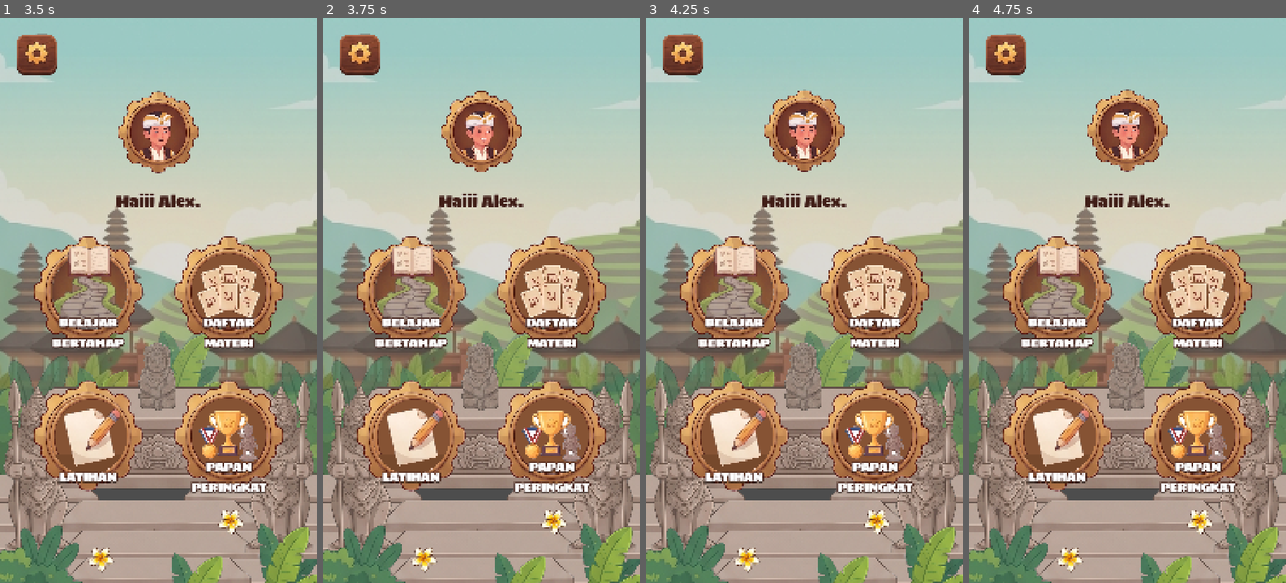
Above: before the commit, frames 1-4 (left to right).
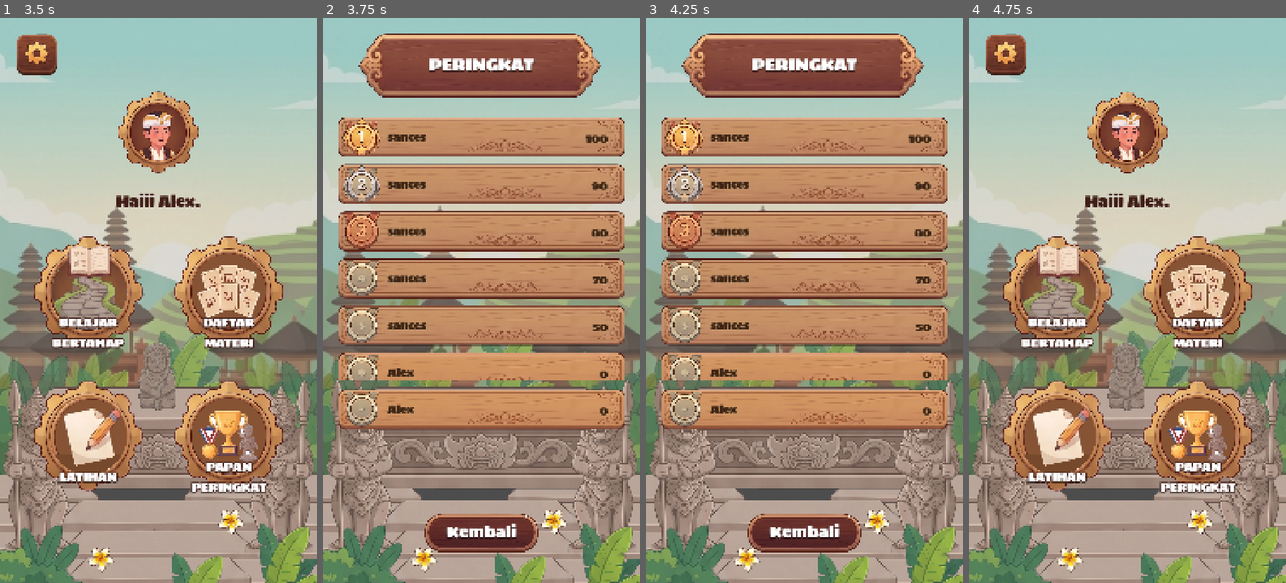
Above: after the commit, the same moments.

Repository: armasaputra/appsara-bali-web
Game: Godot game, scene res://scenes/StartScreen.tscn
The game is run twice, just before and just after one commit, with the same random seed, the same clock (stepped at 60 frames per second) and the same inputs.
Inputs (mouse positions are in pixels of both pictures, inside the frame that each line leads up to):
- Up to frame 1 (3.5 s): click "Mulai" at 0.5 s; click (142, 317) at 1.27 s; type "Alex" at 1.35 s; click "Simpan" at 2 s; click "Lanjut" at 2.75 s
- Up to frame 2 (3.75 s): click "PAPAN PERINGKAT" at 3.5 s
- Up to frame 3 (4.25 s): no input
- Up to frame 4 (4.75 s): click (1127, 532) at 4.25 s, where only the run after the commit has a clickable "Kembali"

Frame 1 is identical in both runs. In frame 2, 60% of the frame differs, in the area x 4-96%, y 2-95%; in frame 3, 60%; in frame 4, 1.2%.

Commit message:
feat: add player data management, leaderboard integration, and startup screen UI with cloud sync functionality

Diff:
--- /dev/null
+++ b/scenes/Leaderboard.tscn
@@ -0,0 +1,198 @@
+[gd_scene load_steps=9 format=3 uid="uid://danrus4cuva0m"]
+
+[ext_resource type="Script" uid="uid://b637x5te75dru" path="res://scripts/Leaderboard.gd" id="1_script"]
+[ext_resource type="Texture2D" uid="uid://b0q2dxj2cai1x" path="res://assets/Background 1.png" id="2_bg"]
+[ext_resource type="Texture2D" uid="uid://bp11yxjecgp1k" path="res://assets/AssetSitable.png" id="3_sitable"]
+[ext_resource type="Texture2D" uid="uid://3dma7o4bfhy7" path="res://assets/TitleBoard.png" id="4_title_board"]
+[ext_resource type="FontFile" uid="uid://da4dq8uesj4ik" path="res://assets/fonts/Sigmar-Regular.ttf" id="5_font"]
+[ext_resource type="Texture2D" uid="uid://csjuec1nhjimq" path="res://assets/ButtonWoodLayout.png" id="6_btn_wood"]
+
+[sub_resource type="LabelSettings" id="LabelSettings_title"]
+font = ExtResource("5_font")
+font_size = 56
+shadow_size = 6
+shadow_color = Color(0, 0, 0, 0.45)
+shadow_offset = Vector2(0, 4)
+
+[sub_resource type="LabelSettings" id="LabelSettings_action_btn"]
+font = ExtResource("5_font")
+font_size = 54
+shadow_size = 6
+shadow_color = Color(0, 0, 0, 0.45)
+shadow_offset = Vector2(0, 4)
+
+[node name="Leaderboard" type="Control"]
+layout_mode = 3
+anchors_preset = 15
+anchor_right = 1.0
+anchor_bottom = 1.0
+grow_horizontal = 2
+grow_vertical = 2
+script = ExtResource("1_script")
+
+[node name="Background" type="TextureRect" parent="."]
+layout_mode = 1
+anchors_preset = 15
+anchor_right = 1.0
+anchor_bottom = 1.0
+grow_horizontal = 2
+grow_vertical = 2
+texture = ExtResource("2_bg")
+expand_mode = 1
+stretch_mode = 6
+
+[node name="AssetSitable" type="TextureRect" parent="."]
+layout_mode = 1
+anchors_preset = 12
+anchor_top = 1.0
+anchor_right = 1.0
+anchor_bottom = 1.0
+offset_top = -860.0
+grow_horizontal = 2
+grow_vertical = 0
+mouse_filter = 2
+texture = ExtResource("3_sitable")
+expand_mode = 1
+stretch_mode = 5
+
+[node name="HeaderLayer" type="Control" parent="."]
+layout_mode = 1
+anchors_preset = 10
+anchor_right = 1.0
+offset_bottom = 320.0
+grow_horizontal = 2
+mouse_filter = 2
+
+[node name="TitleBoard" type="TextureRect" parent="HeaderLayer"]
+layout_mode = 1
+anchors_preset = 5
+anchor_left = 0.5
+anchor_right = 0.5
+offset_left = -440.0
+offset_top = 35.0
+offset_right = 440.0
+offset_bottom = 289.0
+grow_horizontal = 2
+texture = ExtResource("4_title_board")
+expand_mode = 1
+stretch_mode = 5
+
+[node name="LabelTitle" type="Label" parent="HeaderLayer/TitleBoard"]
+layout_mode = 1
+anchors_preset = 15
+anchor_right = 1.0
+anchor_bottom = 1.0
+offset_left = 40.0
+offset_top = 42.0
+offset_right = -40.0
+offset_bottom = -46.0
+grow_horizontal = 2
+grow_vertical = 2
+text = "PERINGKAT"
+label_settings = SubResource("LabelSettings_title")
+horizontal_alignment = 1
+vertical_alignment = 1
+
+[node name="ScrollContainer" type="ScrollContainer" parent="."]
+layout_mode = 1
+anchors_preset = 8
+anchor_left = 0.5
+anchor_top = 0.5
+anchor_right = 0.5
+anchor_bottom = 0.5
+offset_left = -490.0
+offset_top = -630.0
+offset_right = 490.0
+offset_bottom = 270.0
+grow_horizontal = 2
+grow_vertical = 2
+horizontal_scroll_mode = 3
+
+[node name="ListContainer" type="VBoxContainer" parent="ScrollContainer"]
+layout_mode = 2
+size_flags_horizontal = 3
+theme_override_constants/separation = 12
+
+[node name="MyRankContainer" type="Control" parent="."]
+layout_mode = 1
+anchors_preset = 8
+anchor_left = 0.5
+anchor_top = 0.5
+anchor_right = 0.5
+anchor_bottom = 0.5
+offset_left = -490.0
+offset_top = 295.0
+offset_right = 490.0
+offset_bottom = 445.0
+grow_horizontal = 2
+grow_vertical = 2
+mouse_filter = 2
+
+[node name="LoadingLabel" type="Label" parent="."]
+visible = false
+layout_mode = 1
+anchors_preset = 8
+anchor_left = 0.5
+anchor_top = 0.5
+anchor_right = 0.5
+anchor_bottom = 0.5
+offset_left = -250.0
+offset_top = -25.0
+offset_right = 250.0
+offset_bottom = 25.0
+grow_horizontal = 2
+grow_vertical = 2
+text = "Memuat Peringkat..."
+label_settings = SubResource("LabelSettings_action_btn")
+horizontal_alignment = 1
+vertical_alignment = 1
+
+[node name="FooterLayer" type="Control" parent="."]
+layout_mode = 1
+anchors_preset = 12
+anchor_top = 1.0
+anchor_right = 1.0
+anchor_bottom = 1.0
+offset_top = -420.0
+grow_horizontal = 2
+grow_vertical = 0
+mouse_filter = 2
+
+[node name="BtnKembali" type="TextureButton" parent="FooterLayer"]
+layout_mode = 1
+anchors_preset = 7
+anchor_left = 0.5
+anchor_top = 1.0
+anchor_right = 0.5
+anchor_bottom = 1.0
+offset_left = -260.0
+offset_top = -240.0
+offset_right = 260.0
+offset_bottom = -100.0
+grow_horizontal = 2
+grow_vertical = 0
+pivot_offset = Vector2(260, 70)
+texture_normal = ExtResource("6_btn_wood")
+ignore_texture_size = true
+stretch_mode = 5
+
+[node name="LabelKembali" type="Label" parent="FooterLayer/BtnKembali"]
+layout_mode = 1
+anchors_preset = 15
+anchor_right = 1.0
+anchor_bottom = 1.0
+offset_top = -6.0
+grow_horizontal = 2
+grow_vertical = 2
+text = "Kembali"
+label_settings = SubResource("LabelSettings_action_btn")
+horizontal_alignment = 1
+vertical_alignment = 1
+
+[node name="HTTPRequestGet" type="HTTPRequest" parent="."]
+use_threads = true
+timeout = 8.0
+
+[node name="HTTPRequestPost" type="HTTPRequest" parent="."]
+use_threads = true
+timeout = 8.0
--- /dev/null
+++ b/scripts/Leaderboard.gd
@@ -0,0 +1,308 @@
+extends Control
+
+@export_group("Google Sheets Leaderboard API")
+@export var google_sheets_api_url: String = "https://script.google.com/macros/s/AKfycbzRUlJcvnjKqHNKmLmIwXj03vQGfacKX4ZwIrItm81CzVZMVVek01Q3BNBzvOBphWQhOg/exec"
+
+# UI Nodes
+@onready var btn_kembali: TextureButton = $FooterLayer/BtnKembali
+@onready var scroll_container: ScrollContainer = $ScrollContainer
+@onready var list_container: VBoxContainer = $ScrollContainer/ListContainer
+@onready var my_rank_container: Control = $MyRankContainer
+@onready var loading_label: Label = $LoadingLabel
+
+# HTTP Request Nodes
+@onready var http_request_get: HTTPRequest = $HTTPRequestGet
+@onready var http_request_post: HTTPRequest = $HTTPRequestPost
+
+# Textures & Fonts
+var TEX_PLANK: Texture2D = null
+var TEX_BADGE_1: Texture2D = null
+var TEX_BADGE_2: Texture2D = null
+var TEX_BADGE_3: Texture2D = null
+var TEX_BADGE_PLACEHOLDER: Texture2D = null
+var FONT_SIGMAR: FontFile = null
+
+const COLOR_PLACEHOLDER_TEXT = Color("#CFBA98")
+const COLOR_TEXT_DARK = Color(0.24, 0.14, 0.07, 1.0) # #3E2312
+
+func _get_player_data() -> Node:
+	var root_node = null
+	if is_inside_tree() and get_tree() and get_tree().root:
+		root_node = get_tree().root
+	else:
+		var tree = Engine.get_main_loop() as SceneTree
+		if tree and tree.root:
+			root_node = tree.root
+
+	if root_node:
+		var pd_node = root_node.get_node_or_null("PlayerData")
+		if pd_node:
+			return pd_node
+		for child in root_node.get_children():
+			if str(child.name) == "PlayerData":
+				return child
+	return get_node_or_null("/root/PlayerData")
+
+func _ready() -> void:
+	# Load assets
+	TEX_PLANK = load("res://assets/LeaderBoard.png")
+	TEX_BADGE_1 = load("res://assets/Leader1.png")
+	TEX_BADGE_2 = load("res://assets/Leader2.png")
+	TEX_BADGE_3 = load("res://assets/Leader3.png")
+	TEX_BADGE_PLACEHOLDER = load("res://assets/LeadPlaceholder.png")
+	FONT_SIGMAR = load("res://assets/fonts/Sigmar-Regular.ttf")
+
+	# Setup button
+	_setup_button_effects(btn_kembali)
+	if btn_kembali and not btn_kembali.pressed.is_connected(_on_kembali_pressed):
+		btn_kembali.pressed.connect(_on_kembali_pressed)
+
+	# Hide scrollbar for clean UI
+	if scroll_container:
+		var v_scroll = scroll_container.get_v_scroll_bar()
+		if v_scroll:
+			v_scroll.modulate.a = 0.0
+
+	# Connect HTTP signals
+	if http_request_get:
+		http_request_get.request_completed.connect(_on_http_get_completed)
+	if http_request_post:
+		http_request_post.request_completed.connect(_on_http_post_completed)
+
+	# Auto submit local player score and fetch leaderboard
+	_sync_and_fetch_leaderboard()
+
+func _sync_and_fetch_leaderboard() -> void:
+	if loading_label:
+		loading_label.visible = true
+		loading_label.text = "Memuat Peringkat..."
+
+	if google_sheets_api_url.strip_edges().is_empty():
+		print("Google Sheets API URL is empty. Loading default leaderboard data.")
+		_display_default_leaderboard()
+		return
+
+	var pd = _get_player_data()
+	var current_name = pd.player_name if (pd and not pd.player_name.is_empty()) else "Arma"
+	var current_stars = pd.total_stars if pd else 0
+
+	# Send GET request (with query params if stars > 0 for 1-step update + fetch)
+	var url = google_sheets_api_url
+	if current_stars > 0:
+		var sep = "&" if "?" in url else "?"
+		url += "%sname=%s&stars=%d" % [sep, current_name.uri_encode(), current_stars]
+
+	var headers = ["Accept: application/json"]
+	var err = http_request_get.request(url, headers, HTTPClient.METHOD_GET)
+	if err != OK:
+		print("Failed to start HTTP GET request: %d" % err)
+		_display_default_leaderboard()
+
+func _on_http_get_completed(_result: int, response_code: int, _headers: PackedStringArray, body: PackedByteArray) -> void:
+	if loading_label:
+		loading_label.visible = false
+
+	if response_code == 200 or response_code == 302:
+		var response_text = body.get_string_from_utf8()
+		var json = JSON.new()
+		var parse_err = json.parse(response_text)
+		if parse_err == OK and json.data is Dictionary:
+			var data_array = json.data.get("data", [])
+			if data_array is Array and not data_array.is_empty():
+				_render_leaderboard_rows(data_array)
+				return
+
+	print("HTTP GET failed or empty (Response Code %d). Falling back to default data." % response_code)
+	_display_default_leaderboard()
+
+func _on_http_post_completed(_result: int, _response_code: int, _headers: PackedStringArray, _body: PackedByteArray) -> void:
+	pass
+
+func _display_default_leaderboard() -> void:
+	if loading_label:
+		loading_label.visible = false
+
+	var pd = _get_player_data()
+	var current_player_name = pd.player_name if (pd and not pd.player_name.is_empty()) else "Arma"
+	var current_player_stars = pd.total_stars if pd else 0
+
+	# Default mockup entries matching design
+	var mock_entries = [
+		{"name": "sances", "stars": 100},
+		{"name": "sances", "stars": 90},
+		{"name": "sances", "stars": 80},
+		{"name": "sances", "stars": 70},
+		{"name": current_player_name, "stars": current_player_stars},
+		{"name": "sances", "stars": 50}
+	]
+
+	_render_leaderboard_rows(mock_entries)
+
+func _create_leaderboard_row(rank_str: String, player_name: String, stars_count: int, is_highlighted: bool = false) -> Control:
+	var row = Control.new()
+	row.custom_minimum_size = Vector2(980, 148)
+	row.size = Vector2(980, 148)
+	row.mouse_filter = Control.MOUSE_FILTER_IGNORE
+
+	# Wooden Plank Background
+	var plank = TextureRect.new()
+	plank.texture = TEX_PLANK
+	plank.expand_mode = TextureRect.EXPAND_IGNORE_SIZE
+	plank.stretch_mode = TextureRect.STRETCH_SCALE
+	plank.size = Vector2(980, 138)
+	plank.position = Vector2(0, 5)
+	plank.mouse_filter = Control.MOUSE_FILTER_IGNORE
+
+	if is_highlighted:
+		# Subtle bright warm highlight for player's own row
+		plank.modulate = Color(1.05, 1.02, 0.95, 1.0)
+
+	row.add_child(plank)
+
+	# Badge Icon
+	var badge = TextureRect.new()
+	badge.expand_mode = TextureRect.EXPAND_IGNORE_SIZE
+	badge.stretch_mode = TextureRect.STRETCH_KEEP_ASPECT_CENTERED
+	badge.mouse_filter = Control.MOUSE_FILTER_IGNORE
+
+	if rank_str == "1":
+		badge.texture = TEX_BADGE_1
+		badge.size = Vector2(146, 146)
+		badge.position = Vector2(8, 0)
+	elif rank_str == "2":
+		badge.texture = TEX_BADGE_2
+		badge.size = Vector2(148, 148)
+		badge.position = Vector2(8, 0)
+	elif rank_str == "3":
+		badge.texture = TEX_BADGE_3
+		badge.size = Vector2(140, 140)
+		badge.position = Vector2(12, 4)
+	else:
+		badge.texture = TEX_BADGE_PLACEHOLDER
+		badge.size = Vector2(136, 136)
+		badge.position = Vector2(14, 6)
+
+		# Rank Number / Dash inside placeholder badge with exact color #CFBA98
+		var lbl_rank = Label.new()
+		var rank_settings = LabelSettings.new()
+		rank_settings.font = FONT_SIGMAR
+		rank_settings.font_size = 40 if rank_str != "-" else 48
+		rank_settings.font_color = COLOR_PLACEHOLDER_TEXT
+		rank_settings.shadow_size = 3
+		rank_settings.shadow_color = Color(0, 0, 0, 0.4)
+		lbl_rank.label_settings = rank_settings
+		lbl_rank.text = rank_str
+		lbl_rank.horizontal_alignment = HORIZONTAL_ALIGNMENT_CENTER
+		lbl_rank.vertical_alignment = VERTICAL_ALIGNMENT_CENTER
+		lbl_rank.set_anchors_and_offsets_preset(Control.PRESET_FULL_RECT)
+		lbl_rank.offset_top = -2.0 if rank_str != "-" else -4.0
+		badge.add_child(lbl_rank)
+
+	row.add_child(badge)
+
+	# Player Name Label
+	var lbl_name = Label.new()
+	var name_settings = LabelSettings.new()
+	name_settings.font = FONT_SIGMAR
+	name_settings.font_size = 38
+	name_settings.font_color = COLOR_TEXT_DARK
+	name_settings.shadow_size = 2
+	name_settings.shadow_color = Color(0.9, 0.8, 0.65, 0.4)
+	lbl_name.label_settings = name_settings
+	lbl_name.text = player_name
+	lbl_name.vertical_alignment = VERTICAL_ALIGNMENT_CENTER
+	lbl_name.position = Vector2(170, 44)
+	lbl_name.size = Vector2(500, 55)
+	lbl_name.clip_text = true
+	row.add_child(lbl_name)
+
+	# Stars Score Label
+	var lbl_stars = Label.new()
+	var stars_settings = LabelSettings.new()
+	stars_settings.font = FONT_SIGMAR
+	stars_settings.font_size = 42
+	stars_settings.font_color = COLOR_TEXT_DARK
+	stars_settings.shadow_size = 2
+	stars_settings.shadow_color = Color(0.9, 0.8, 0.65, 0.4)
+	lbl_stars.label_settings = stars_settings
+	lbl_stars.text = str(stars_count)
+	lbl_stars.horizontal_alignment = HORIZONTAL_ALIGNMENT_RIGHT
+	lbl_stars.vertical_alignment = VERTICAL_ALIGNMENT_CENTER
+	lbl_stars.position = Vector2(680, 44)
+	lbl_stars.size = Vector2(240, 55)
+	row.add_child(lbl_stars)
+
+	return row
+
+func _render_leaderboard_rows(entries: Array) -> void:
+	# Clear existing children in scroll list and my rank container
+	for child in list_container.get_children():
+		child.queue_free()
+	for child in my_rank_container.get_children():
+		child.queue_free()
+
+	var pd = _get_player_data()
+	var current_player_name = pd.player_name if (pd and not pd.player_name.is_empty()) else "Arma"
+	var current_player_stars = pd.total_stars if pd else 0
+
+	# Sort all entries descending by stars
+	var sorted_entries = entries.duplicate()
+	sorted_entries.sort_custom(func(a, b):
+		return int(b.get("stars", 0)) < int(a.get("stars", 0))
+	)
+
+	# 1. Determine Local Player's overall Rank
+	var my_rank_str = "-"
+	if current_player_stars > 0:
+		var found_rank = -1
+		for idx in range(sorted_entries.size()):
+			var e_name = str(sorted_entries[idx].get("name", "")).strip_edges().to_lower()
+			if e_name == current_player_name.strip_edges().to_lower():
+				found_rank = idx + 1
+				break
+		if found_rank > 0:
+			my_rank_str = str(found_rank)
+		else:
+			# If player has stars but is placed lower than fetched list
+			my_rank_str = str(sorted_entries.size() + 1)
+	else:
+		my_rank_str = "-"
+
+	# 2. Render Top 10 rows in Scroll Container
+	var top_count = min(10, sorted_entries.size())
+	for i in range(top_count):
+		var entry = sorted_entries[i]
+		var rank_str = str(i + 1)
+		var p_name = str(entry.get("name", "Player"))
+		var p_stars = int(entry.get("stars", 0))
+		var is_me = (p_name.strip_edges().to_lower() == current_player_name.strip_edges().to_lower())
+
+		var row_node = _create_leaderboard_row(rank_str, p_name, p_stars, is_me)
+		list_container.add_child(row_node)
+
+	# 3. Render Pinned "My Rank" row at the bottom
+	var my_row_node = _create_leaderboard_row(my_rank_str, current_player_name, current_player_stars, true)
+	my_rank_container.add_child(my_row_node)
+
+func _on_kembali_pressed() -> void:
+	get_tree().change_scene_to_file("res://scenes/MainMenu.tscn")
+
+func _setup_button_effects(btn: TextureButton) -> void:
+	if not btn:
+		return
+	btn.button_down.connect(func():
+		var tween = create_tween()
+		tween.tween_property(btn, "scale", Vector2(0.93, 0.93), 0.08).set_trans(Tween.TRANS_QUAD)
+	)
+	btn.button_up.connect(func():
+		var tween = create_tween()
+		tween.tween_property(btn, "scale", Vector2(1.0, 1.0), 0.12).set_trans(Tween.TRANS_BACK).set_ease(Tween.EASE_OUT)
+	)
+	btn.mouse_entered.connect(func():
+		var tween = create_tween()
+		tween.tween_property(btn, "scale", Vector2(1.04, 1.04), 0.15).set_trans(Tween.TRANS_SINE)
+	)
+	btn.mouse_exited.connect(func():
+		var tween = create_tween()
+		tween.tween_property(btn, "scale", Vector2(1.0, 1.0), 0.15).set_trans(Tween.TRANS_SINE)
+	)
--- a/scripts/MainMenu.gd
+++ b/scripts/MainMenu.gd
@@ -57,7 +57,7 @@
 	if pd and not pd.player_name.is_empty():
 		label_greeting.text = "Haiii " + pd.player_name + "."
 	else:
-		label_greeting.text = "Haiii Arma."
+		label_greeting.text = "Haiii Pemain."
 
 func _setup_button(btn: TextureButton, callback: Callable) -> void:
 	btn.pressed.connect(callback)
@@ -97,7 +97,7 @@
 		line_edit_name.text = pd.player_name
 		_temp_sound_muted = pd.is_sound_muted
 	else:
-		line_edit_name.text = "Arma"
+		line_edit_name.text = "Name0000"
 		_temp_sound_muted = false
 
 	_update_sound_icon()
@@ -168,3 +168,4 @@
 
 func _on_peringkat_pressed() -> void:
 	print("Menu Papan Peringkat dipilih!")
+	get_tree().change_scene_to_file("res://scenes/Leaderboard.tscn")
--- a/scripts/PlayerData.gd
+++ b/scripts/PlayerData.gd
@@ -1,8 +1,9 @@
 extends Node
 
 const SAVE_FILE_PATH = "user://player_progress.json"
+const GOOGLE_SHEETS_API_URL = "https://script.google.com/macros/s/AKfycbzRUlJcvnjKqHNKmLmIwXj03vQGfacKX4ZwIrItm81CzVZMVVek01Q3BNBzvOBphWQhOg/exec"
 
-var player_name: String = "Arma"
+var player_name: String = ""
 var is_sound_muted: bool = false
 
 var current_materi_index: int = 1
@@ -22,16 +23,39 @@
 # Random question cycle pool for endless levels
 var random_question_indices: Array[int] = []
 
+# Background HTTP node for syncing score to Google Sheets
+var _http_sync_node: HTTPRequest = null
+
 func _ready() -> void:
+	randomize()
+
+	# Setup background HTTP client for automatic cloud sync
+	_http_sync_node = HTTPRequest.new()
+	_http_sync_node.use_threads = true
+	_http_sync_node.timeout = 8.0
+	add_child(_http_sync_node)
+	_http_sync_node.request_completed.connect(_on_sync_completed)
+
 	load_progress()
+
+	if player_name.is_empty():
+		player_name = _generate_default_player_name()
+		save_progress()
+
+func _generate_default_player_name() -> String:
+	var rand_code = randi() % 10000
+	return "Name%04d" % rand_code
 
 func set_player_name(new_name: String) -> void:
 	var trimmed = new_name.strip_edges()
+	var old_name = player_name
 	if not trimmed.is_empty():
 		player_name = trimmed
 	else:
-		player_name = "Arma"
+		if player_name.is_empty():
+			player_name = _generate_default_player_name()
 	save_progress()
+	sync_score_to_sheets(old_name)
 
 func set_sound_muted(muted: bool) -> void:
 	is_sound_muted = muted
@@ -49,6 +73,7 @@
 func add_star(count: int = 1) -> void:
 	total_stars += count
 	save_progress()
+	sync_score_to_sheets()
 
 func complete_stage(stage_num: int) -> void:
 	cleared_stages[str(stage_num)] = true
@@ -75,6 +100,23 @@
 			random_question_indices = pool
 		result.append(random_question_indices.pop_front())
 	return result
+
+func sync_score_to_sheets(old_name: String = "") -> void:
+	if not _http_sync_node or GOOGLE_SHEETS_API_URL.is_empty():
+		return
+
+	var target_name = player_name if not player_name.is_empty() else "Name0000"
+	var url = GOOGLE_SHEETS_API_URL
+	var sep = "&" if "?" in url else "?"
+	url += "%sname=%s&stars=%d" % [sep, target_name.uri_encode(), total_stars]
+	if not old_name.is_empty() and old_name != target_name:
+		url += "&old_name=%s" % old_name.uri_encode()
+
+	var headers = ["Accept: application/json"]
+	_http_sync_node.request(url, headers, HTTPClient.METHOD_GET)
+
+func _on_sync_completed(_result: int, _response_code: int, _headers: PackedStringArray, _body: PackedByteArray) -> void:
+	pass # Background sync finished silently
 
 func save_progress() -> void:
 	var cleared_keys: Array = []
@@ -107,7 +149,7 @@
 	if json.parse(content) == OK:
 		var data = json.get_data()
 		if data is Dictionary:
-			player_name = data.get("player_name", "Arma")
+			player_name = str(data.get("player_name", "")).strip_edges()
 			is_sound_muted = data.get("is_sound_muted", false)
 			total_stars = int(data.get("total_stars", 0))
 			current_stage_level = int(data.get("current_stage_level", 1))
--- a/scripts/StartScreen.gd
+++ b/scripts/StartScreen.gd
@@ -73,10 +73,14 @@
 
 func _save_name() -> void:
 	var entered_name = line_edit_name.text.strip_edges()
+	var pd = get_node_or_null("/root/PlayerData")
+
 	if entered_name.is_empty():
-		entered_name = "Arma"
+		if pd and not pd.player_name.is_empty():
+			entered_name = pd.player_name
+		else:
+			entered_name = "Name0000"
 
-	var pd = get_node_or_null("/root/PlayerData")
 	if pd and pd.has_method("set_player_name"):
 		pd.set_player_name(entered_name)
 	print("Nama pemain tersimpan:", entered_name)
Binary file added: assets/LeadPlaceholder.png
Not shown, added: assets/LeadPlaceholder.png.import
Binary file added: assets/Leader1.png
Not shown, added: assets/Leader1.png.import
Binary file added: assets/Leader2.png
Not shown, added: assets/Leader2.png.import
Binary file added: assets/Leader3.png
Not shown, added: assets/Leader3.png.import
Binary file added: assets/LeaderBoard.png
Not shown, added: assets/LeaderBoard.png.import
Not shown, added: export_presets.cfg
Not shown, added: scripts/Leaderboard.gd.uid
